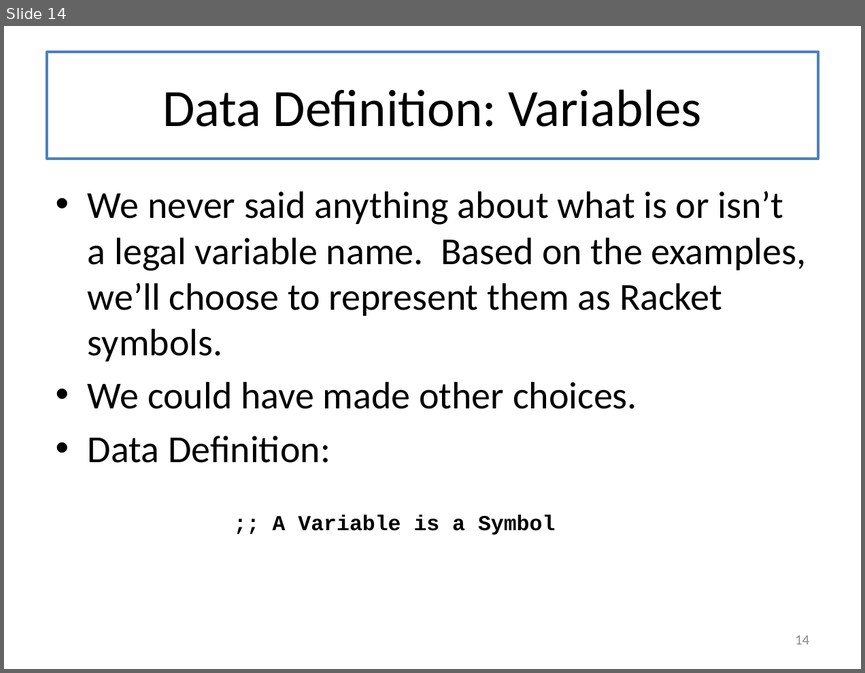
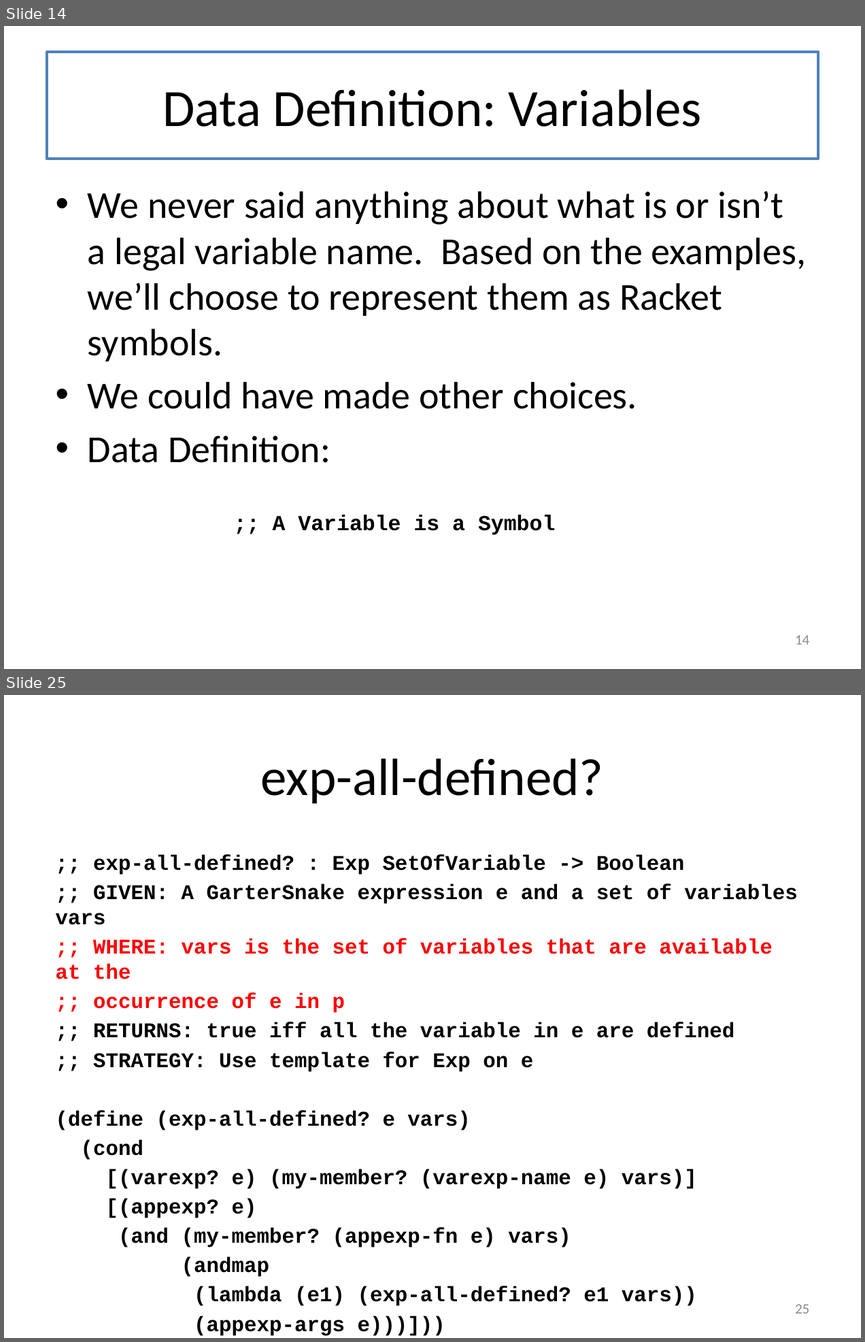
Before and after one commit to mwand/cs5010f16, a slide deck: Slides/Lesson 7.4 Case Study-- Undefined Variables.pptx. Shown one above the other, each under a label of ours: slide 14 before the commit, slides 14 and 25 after it; the slides between them are not shown. The pictures are 865x673 and 865x1342 pixels, drawn with LibreOffice and Linux fonts; fonts in the diff are those of the drawing. Boxes give left, top, right and bottom in pixels: in the first picture for what was removed or moved away, otherwise in the second. Text is boxed around its words. In the diff, an @@ line names an element or a change of style, - is before the commit and + after.

Commit message:
finished M07 GarterSnake example

```diff
--- a/Slides/Lesson 7.4 Case Study-- Undefined Variables.pptx
+++ b/Slides/Lesson 7.4 Case Study-- Undefined Variables.pptx
@@ slide 25 added at (x1=4, y1=695, x2=861, y2=1338), background #FFFFFF @@
@@ title added at (x1=47, y1=721, x2=818, y2=828), fill #FFFFFF, outline #4F81BD 2 pt, 44 pt, text #000000 @@
+exp-all-defined?
@@ text added at (x1=56, y1=855, x2=797, y2=1336), 17.6 pt, text #000000, bold @@
+;; exp-all-defined? : Exp SetOfVariable -> Boolean
+;; GIVEN: A GarterSnake expression e and a set of variables vars
+;; WHERE: vars is the set of variables that are available at the
+;; occurrence of e in p
+;; RETURNS: true iff all the variable in e are defined
+;; STRATEGY: Use template for Exp on e
+(define (exp-all-defined? e vars)
+(cond
+[(varexp? e) (my-member? (varexp-name e) vars)]
+[(appexp? e)
+(and (my-member? (appexp-fn e) vars)
+(andmap
+(lambda (e1) (exp-all-defined? e1 vars))
+(appexp-args e)))]))
@@ page number added at (x1=795, y1=1304, x2=809, y2=1313), 12 pt, text #8C8C8C @@
+25
```
Also in this commit, not shown: 8 slides changed, 9 other slides added, 9 slides removed, 7 other files.
